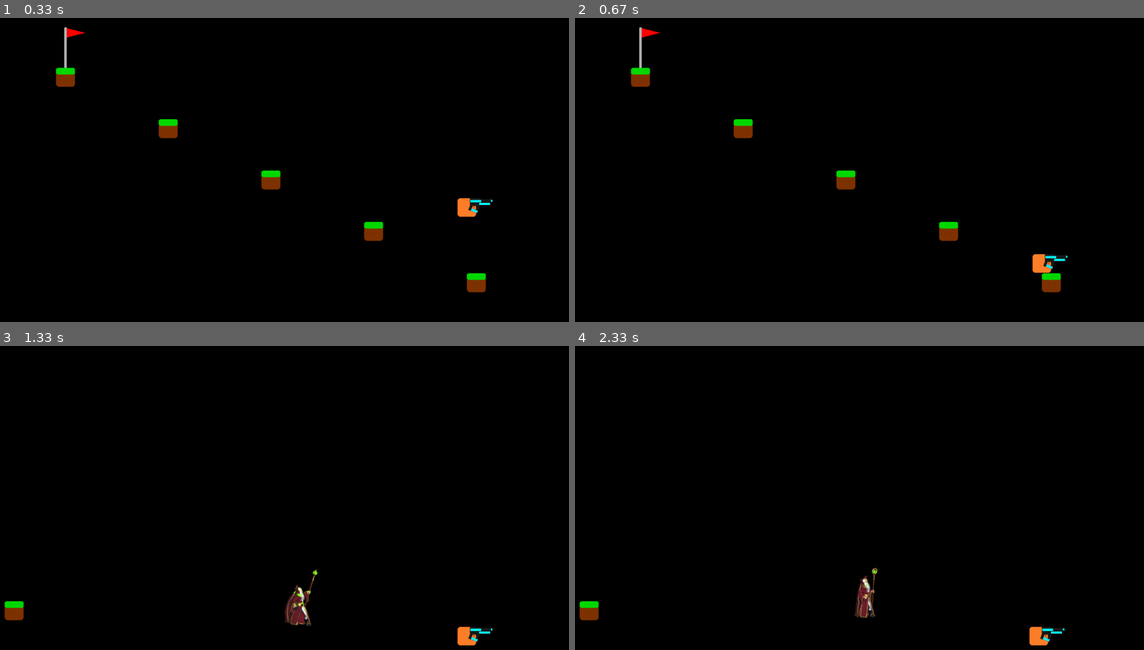
Above: before the commit, frames 1-4 (two rows, left to right).
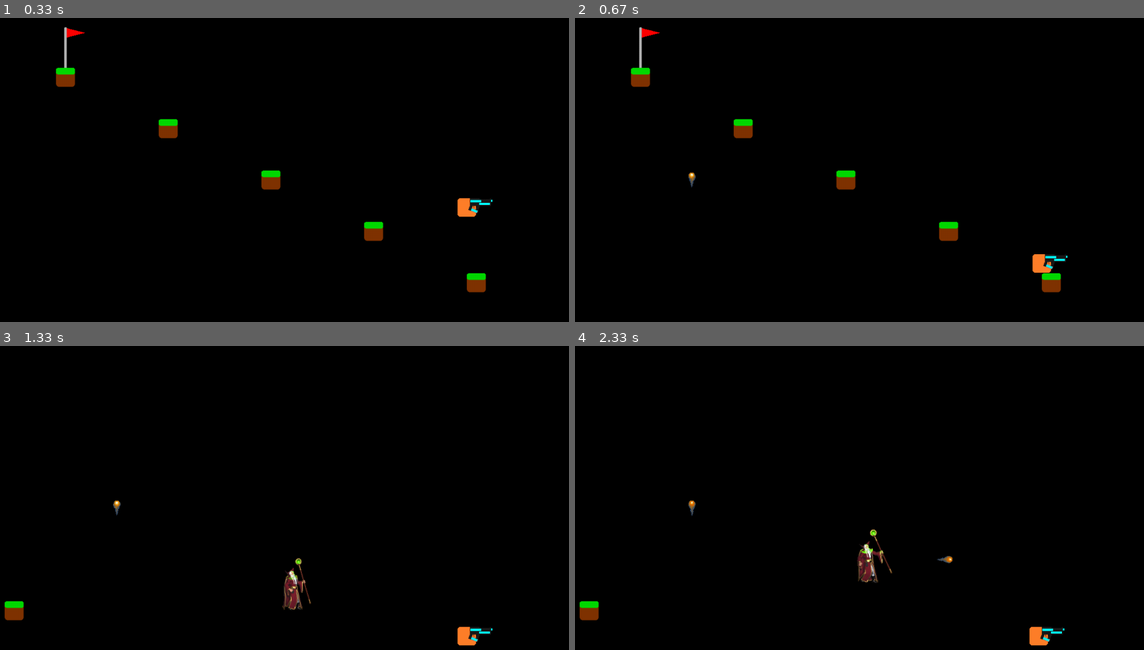
Above: after the commit, the same moments.

Repository: jmancodes27/platformer-pygame
Game: pygame game, started from platformer pygame/platformer_pygame.py
Two runs of this game, one before a commit and one after it. Both use one fixed random seed, a clock stepped at 60 frames per second and the inputs below.
Inputs:
- Up to frame 1 (0.33 s): no input
- Up to frame 2 (0.67 s): hold B from 0.33 s (still down); hold Right from 0.33 s (still down)
- Up to frame 3 (1.33 s): release B at 0.8 s; release Right at 0.8 s; tap Y at 0.83 s; hold N from 1.17 s (still down); hold Right from 1.17 s (still down)
- Up to frame 4 (2.33 s): release N at 1.63 s; release Right at 1.63 s; tap Space at 1.67 s; tap A at 2 s

Frame 1 is identical in both runs. In frame 2, less than 0.1% of the frame differs, in the area x 19-22%, y 50-56%; in frame 3, 0.7%; in frame 4, 0.9%, in the area x 19-67%, y 50-90%.

Commit message:
Added the Wizard fireball attack, has a bug that makes it shoot inf fireballs that looked cool so i thought i would commit it anyways.

Diff:
--- a/platformer pygame/platformer_pygame.py
+++ b/platformer pygame/platformer_pygame.py
@@ -18,6 +18,11 @@
 # Create the screen
 screen = pygame.display.set_mode((WIDTH, HEIGHT))
 pygame.display.set_caption("Platformer")
+
+def rotate_image_from_list(List, angle):
+    for i in range(len(List)):
+        List[i] = pygame.transform.rotate(List[i], angle)
+    return List
 
 class Obstacle:
     def __init__(self, x, y, width, height):
@@ -43,6 +48,23 @@
         self.projectile_rect.y = origin_y
         self.angle = angle
         self.boss_distance = 0
+
+class Fireball:
+    def __init__(self, origin_x, origin_y, angle):
+        self.fireball0 = pygame.image.load("Wizard/FireBallUp/fireball0.png")
+        fireball1 = pygame.image.load("Wizard/FireBallUp/fireball1.png")
+        fireball2 = pygame.image.load("Wizard/FireBallUp/fireball2.png")
+        fireball3 = pygame.image.load("Wizard/FireBallUp/fireball3.png")
+        self.fireball_frames = [self.fireball0, fireball1, fireball2, fireball3]
+        self.fireball_rect = self.fireball0.get_rect()
+        self.fireball_rect.x = origin_x
+        self.fireball_rect.y = origin_y
+        self.angle = angle
+        for i in range(8):
+            if angle == i:
+                self.fireball_frames = rotate_image_from_list(self.fireball_frames, i * -45)
+                break
+
 class Flag:
     def __init__(self, x, y):
         self.flag = pygame.image.load("flag.png")
@@ -187,6 +209,20 @@
 boss_l_atck_frames_left = [boss_l_atck_left0, boss_l_atck_left1, boss_l_atck_left2, boss_l_atck_left3, boss_l_atck_left4,
 boss_l_atck_left5, boss_l_atck_left6, boss_l_atck_left7]
 
+boss_p_atck_left0 = pygame.image.load("Wizard/WizardAttack2Left/WizardAttack2Left0.png")
+boss_p_atck_left1 = pygame.image.load("Wizard/WizardAttack2Left/WizardAttack2Left1.png")
+boss_p_atck_left2 = pygame.image.load("Wizard/WizardAttack2Left/WizardAttack2Left2.png")
+boss_p_atck_left3 = pygame.image.load("Wizard/WizardAttack2Left/WizardAttack2Left3.png")
+boss_p_atck_left4 = pygame.image.load("Wizard/WizardAttack2Left/WizardAttack2Left4.png")
+boss_p_atck_left_frames = [boss_p_atck_left0, boss_p_atck_left1, boss_p_atck_left2, boss_p_atck_left3, boss_p_atck_left4]
+
+boss_p_atck_right0 = pygame.image.load("Wizard/WizardAttack2Right/wizard_attack2_right0.png")
+boss_p_atck_right1 = pygame.image.load("Wizard/WizardAttack2Right/wizard_attack2_right1.png")
+boss_p_atck_right2 = pygame.image.load("Wizard/WizardAttack2Right/wizard_attack2_right2.png")
+boss_p_atck_right3 = pygame.image.load("Wizard/WizardAttack2Right/wizard_attack2_right3.png")
+boss_p_atck_right4 = pygame.image.load("Wizard/WizardAttack2Right/wizard_attack2_right4.png")
+boss_p_atck_right_frames = [boss_p_atck_right0, boss_p_atck_right1, boss_p_atck_right2, boss_p_atck_right3, boss_p_atck_right4]
+
 boss_anim_state = 0
 
 boss_rect = boss_walk_right7.get_rect()
@@ -280,6 +316,7 @@
 air_elemental_list4, air_elemental_list5, air_elemental_list6, air_elemental_list7]
 current_elementals_list = []
 laser_projectiles = []
+current_fireballs = []
 
 # Set initial movement variables
 player_speed = 1
@@ -295,6 +332,8 @@
 boss_anim_counter1 = 0
 boss_anim_frame1 = 0
 boss_anim_frame2 = 0
+boss_anim_frame3 = 0
+fireball_anim_frame = 0
 debug_level = 6
 lightning_frame = 0
 boss_target_x = 0
@@ -343,7 +382,6 @@
       player_gun_dir = 0
 
   if keys[pygame.K_y] and not game_level == debug_level:
-      #debugging cheat(risky; doesnt walways work)
       print("user cheated to move level forward")
       game_level = debug_level
       obstacle_list.clear()
@@ -363,6 +401,20 @@
           boss_anim_frame2 = 0
           boss_target_x = player_rect.x
           boss_target_y = player_rect.y
+          current_fireballs.append(Fireball(300, 300, 0))
+  if keys[pygame.K_n]:
+      boss_anim_state = 2
+      boss_fireball_counter = 0
+      boss_anim_frame3 = 0 #issue: might be immediately increased after this
+      #Dived into three equal sections where the player could be. If in middle section, move wizard to either end of screen
+      #if in either end sections, but wizard in middle
+      if player_rect.x < 400 or player_rect.x > 800:
+          boss_rect.x = 600 #puts boss in middle
+      else:
+          if player_rect.x > 600:
+              boss_rect.x = 0
+          else:
+              boss_rect.x = 1200
   # if player presses space create new instance of LaserProjectile at player x and y
   # in at the angle of gun
   #BUG1
@@ -442,13 +494,18 @@
           air_anim_frame += 1
           boss_anim_frame1 += 1
           boss_anim_frame2 += 1
+          boss_anim_frame3 += 1
+          fireball_anim_frame += 1
           if air_anim_frame == 6:
               air_anim_frame = 0
           if boss_anim_frame1 == 7:
               boss_anim_frame1 = 0
           if boss_anim_frame2 == 9:
               boss_anim_frame2 = 0
-
+          if fireball_anim_frame == 4:
+              fireball_anim_frame = 0
+          if boss_anim_frame3 == 5:
+              boss_anim_frame3 = 0
       for i in range(len(current_elementals_list)):
           if current_elementals_list[i].hpcd > 0:
               current_elementals_list[i].hpcd -= 1
@@ -495,10 +552,10 @@
       #boss logic
       boss_player_distance = math.sqrt((abs(boss_rect.x - player_rect.x - 0) ** 2) + (abs(boss_rect.y - player_rect.y - 0) ** 2))
       boss_movement_var = ((boss_rect.x - player_rect.x) ** 2 + (boss_rect.y - player_rect.y) ** 2) / 45 ** 2
-      if boss_player_distance > 400:
+      if boss_player_distance > 400 and boss_anim_state == 0:
           boss_rect.x -= (boss_rect.x - player_rect.x) / boss_movement_var
           boss_rect.y -= (boss_rect.y - player_rect.y) / boss_movement_var
-      if boss_player_distance < 200:
+      if boss_player_distance < 200 and boss_anim_state == 0:
           boss_rect.x += (boss_rect.x - player_rect.x) / boss_movement_var
           boss_rect.y += (boss_rect.y - player_rect.y) / boss_movement_var
       if abs((boss_rect.x - player_rect.x) / boss_movement_var) == ((boss_rect.x - player_rect.x) / boss_movement_var):
@@ -521,6 +578,11 @@
       if abs(laser_projectiles[i].projectile_rect.x) + abs(laser_projectiles[i].projectile_rect.y) > 1800:
           del laser_projectiles[i]
           break
+  for i in range(len(current_fireballs)):
+      if current_fireballs[i].angle == 2:
+          current_fireballs[i].fireball_rect.x += 3
+      elif current_fireballs[i].angle == 6:
+          current_fireballs[i].fireball_rect.x -= 3
   for i in range(len(laser_projectiles)):
       if laser_projectiles[i].angle == 0:
           laser_projectiles[i].projectile_rect.y -= 10
@@ -579,7 +641,7 @@
               screen.blit(boss_walk_left_frames[boss_anim_frame1], boss_rect)
           elif boss_direction == 0:
               screen.blit(boss_walk_right_frames[0], boss_rect)
-      if boss_anim_state == 1:
+      elif boss_anim_state == 1:
           if boss_anim_frame2 == 8:
               boss_anim_frame2 = 0
               boss_anim_state = 0
@@ -589,11 +651,49 @@
                   screen.blit(boss_l_atck_frames[boss_anim_frame2], boss_rect)
               if boss_direction == 2:
                   screen.blit(boss_l_atck_frames_left[boss_anim_frame2], boss_rect)
+      elif boss_anim_state == 2:
+          if boss_direction == 1:
+              screen.blit(boss_p_atck_right_frames[boss_anim_frame3], boss_rect)
+          elif boss_direction == 2:
+              screen.blit(boss_p_atck_left_frames[boss_anim_frame3], boss_rect)
+          #boss_direction, boss_p_atck_right_frames
+          if boss_fireball_counter == 0:
+              if boss_anim_frame3 == 4:
+                  if boss_direction == 1:
+                      current_fireballs.append(Fireball(boss_rect.x, boss_rect.y, 2))
+                  elif boss_direction == 2:
+                      current_fireballs.append(Fireball(boss_rect.x, boss_rect.y, 6))
+                  boss_fireball_counter = 1.5
+                  boss_rect.y -= 50
+          if boss_fireball_counter == 1.5 and boss_anim_frame3 == 0:
+              boss_fireball_counter = 2
+          if boss_fireball_counter == 2:
+              if boss_anim_frame3 == 4:
+                  if boss_direction == 1:
+                      current_fireballs.append(Fireball(boss_rect.x, boss_rect.y, 2))
+                  elif boss_direction == 2:
+                      current_fireballs.append(Fireball(boss_rect.x, boss_rect.y, 6))
+                  boss_fireball_counter = 2
+                  boss_rect.y -= 50
+                  print("moved fireball couter to 2")
+          if boss_fireball_counter == 2 and boss_anim_frame3 == 0:
+              if boss_anim_frame3 == 4:
+                  if boss_direction == 1:
+                      current_fireballs.append(Fireball(boss_rect.x, boss_rect.y, 2))
+                  elif boss_direction == 2:
+                      current_fireballs.append(Fireball(boss_rect.x, boss_rect.y, 6))
+                  boss_fireball_counter = 0
+                  boss_anim_state = 0
+
+
+
   for i in range(len(current_lightning)):
       if current_lightning[i].frame_num > 4:
           del current_lightning[0]
           break
       screen.blit(current_lightning[i].frames[current_lightning[i].frame_num], (current_lightning[i].lightning_rect.x - 10, current_lightning[i].lightning_rect.y - 300))
+  for i in range(len(current_fireballs)):
+      screen.blit(current_fireballs[i].fireball_frames[fireball_anim_frame], current_fireballs[i].fireball_rect)
   #if game_level == 4:
     #screen.blit(air_elemental_idle_right1, (400, 300))
     #screen.blit(air_elemental_idle_right_frames[air_anim_frame], (400, 300))
Binary file added: platformer pygame/Wizard/FireBallUp/fireball0.png
Binary file added: platformer pygame/Wizard/FireBallUp/fireball1.png
Binary file added: platformer pygame/Wizard/FireBallUp/fireball2.png
Binary file added: platformer pygame/Wizard/FireBallUp/fireball3.png
Binary file added: platformer pygame/Wizard/WizardAttack2Left/WizardAttack2Left0.png
Binary file added: platformer pygame/Wizard/WizardAttack2Left/WizardAttack2Left1.png
Binary file added: platformer pygame/Wizard/WizardAttack2Left/WizardAttack2Left2.png
Binary file added: platformer pygame/Wizard/WizardAttack2Left/WizardAttack2Left3.png
Binary file added: platformer pygame/Wizard/WizardAttack2Left/WizardAttack2Left4.png
Binary file added: platformer pygame/Wizard/WizardAttack2Right/wizard_attack2_right0.png
Binary file added: platformer pygame/Wizard/WizardAttack2Right/wizard_attack2_right1.png
Binary file added: platformer pygame/Wizard/WizardAttack2Right/wizard_attack2_right2.png
(and 2 more such lines)
